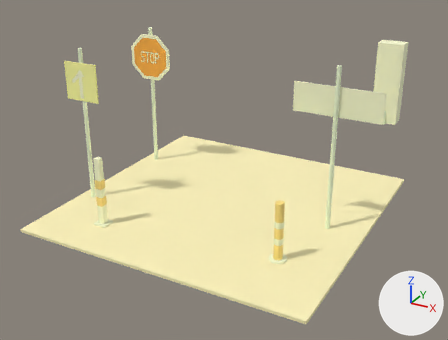
An edit to the glTF model exports/gltf/scene_night_retroreflection.glb, drawn before and after from the same camera.
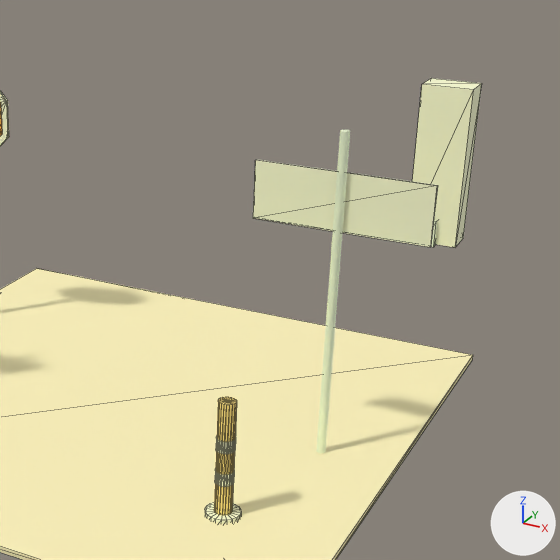
Each version appears first whole from a camera (50 mm lens) standing at (3.77, -6.97, 4.01) and looking at (0.09, -0.28, 0.67), and next in a close-up on the part from 37% to 100% of the width and 0% to 83% of the height. Every picture has the same lights, and +X, +Y and +Z are marked at lower right. The last two pictures show the newer version. The close-ups show mesh edges as thin lines.

Script lines for the objects in view, before the commit:
```python
me_housing = bpy.data.meshes.new('housing')
me_housing.from_pydata(...)  # a box spanning x 1.63..1.97, y 1.09..1.31, z 1.2..2.28
me_housing.materials.append(mat_mat_signal_housing)  # beige #fdffd4
me_plate_base_00_002 = bpy.data.meshes.new('plate_base_00.002')
me_plate_base_00_002.from_pydata(...)  # a box spanning x 0.93..2.07, y -0.01..0.01, z 1.561..1.939
me_plate_base_00_002.materials.append(mat_mat_vms_panel)  # beige #fdffd4
me_shaft = bpy.data.meshes.new('shaft')
me_shaft.from_pydata(...)  # a 20-sided cylinder along z spanning x 1.195..1.305, y -1.105..-0.995, z 0.06..0.8
me_shaft.materials.append(mat_mat_sign_orange)  # yellow #ffe37f
ob_housing = bpy.data.objects.new('housing', me_housing)
ob_housing.location = (0.0, 0.0, 0.0)
ob_plate_base_00_002 = bpy.data.objects.new('plate_base_00.002', me_plate_base_00_002)
ob_plate_base_00_002.location = (0.0, 0.0, 0.0)
ob_shaft = bpy.data.objects.new('shaft', me_shaft)
ob_shaft.location = (0.0, 0.0, 0.0)
# also in view: 'body' at (0.0, 0.0, 0.02); 'pole.002' at (1.5, -0.03, 1.1)
```
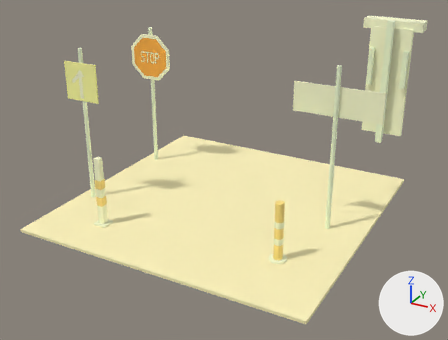
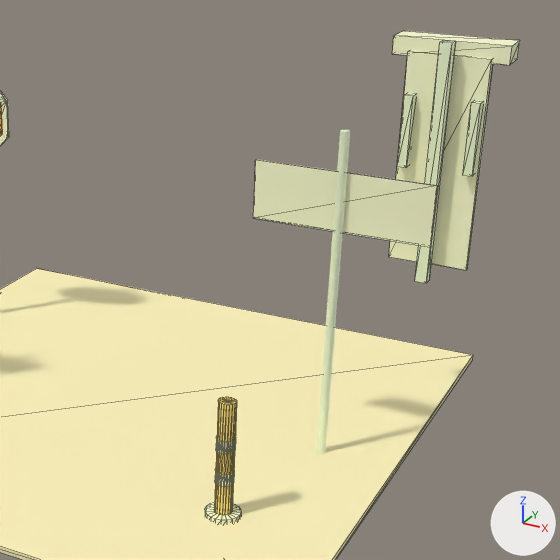
Pixel boxes (x1, y1, x2, y2) of what changed, in the close-ups (560 x 560 px):
'plate', added (beige)
    after: (389, 51, 493, 270)
'mount_strap', added (pale green)
    after: (415, 40, 456, 283)
'hood', added (beige)
    after: (392, 31, 520, 65)
'brace_left', added (pale green)
    after: (463, 101, 483, 176)
'brace_right', added (pale green)
    after: (397, 93, 416, 167)
'housing', unchanged, covered by the edit
    before: (412, 78, 482, 248)

The change, as a diff of the scene's bpy script:
```diff
--- a/exports/gltf/scene_night_retroreflection.glb.py
+++ b/exports/gltf/scene_night_retroreflection.glb.py
@@ me_brace_right @@
+me_brace_right.from_pydata(...)  # a box spanning x 1.55..1.61, y 0.98..1.06, z 1.74..2.22
+me_brace_right.materials.append(mat_mat_metal_galvanized)  # pale green #f3ffda
@@ me_brace_left @@
+me_brace_left.from_pydata(...)  # a box spanning x 1.99..2.05, y 0.98..1.06, z 1.74..2.22
+me_brace_left.materials.append(mat_mat_metal_galvanized)  # pale green #f3ffda
@@ me_mount_strap @@
+me_mount_strap.from_pydata(...)  # a box spanning x 1.76..1.84, y 0.93..1.01, z 0.97..2.59
+me_mount_strap.materials.append(mat_mat_metal_galvanized)  # pale green #f3ffda
@@ me_hood @@
+me_hood.from_pydata(...)  # a box spanning x 1.42..2.18, y 1.07..1.29, z 2.46..2.58
+me_hood.materials.append(mat_mat_signal_housing)  # beige #fdffd4
@@ me_plate @@
+me_plate.from_pydata(...)  # a box spanning x 1.53..2.07, y 1.045..1.095, z 1.07..2.49
+me_plate.materials.append(mat_mat_signal_housing)  # beige #fdffd4
@@ ob_brace_right @@
+ob_brace_right = bpy.data.objects.new('brace_right', me_brace_right)
+ob_brace_right.location = (0.0, 0.0, 0.0)
@@ ob_brace_left @@
+ob_brace_left = bpy.data.objects.new('brace_left', me_brace_left)
+ob_brace_left.location = (0.0, 0.0, 0.0)
@@ ob_mount_strap @@
+ob_mount_strap = bpy.data.objects.new('mount_strap', me_mount_strap)
+ob_mount_strap.location = (0.0, 0.0, 0.0)
@@ ob_hood @@
+ob_hood = bpy.data.objects.new('hood', me_hood)
+ob_hood.location = (0.0, 0.0, 0.0)
@@ ob_plate @@
+ob_plate = bpy.data.objects.new('plate', me_plate)
+ob_plate.location = (0.0, 0.0, 0.0)
```
